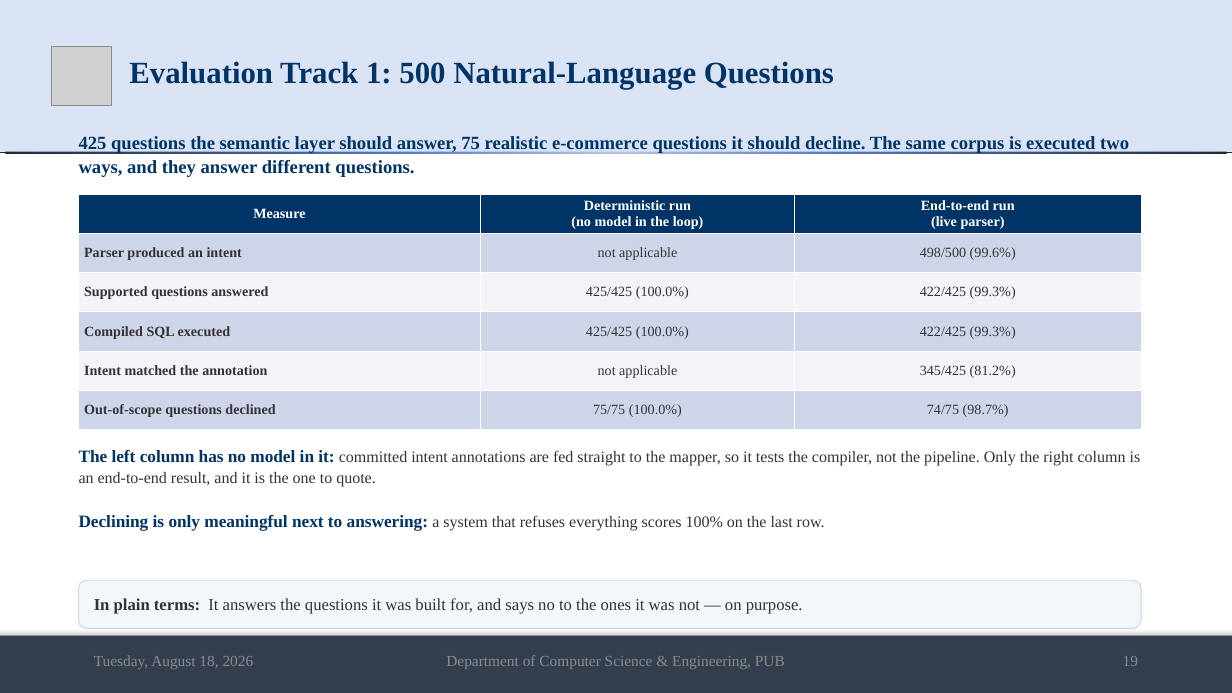
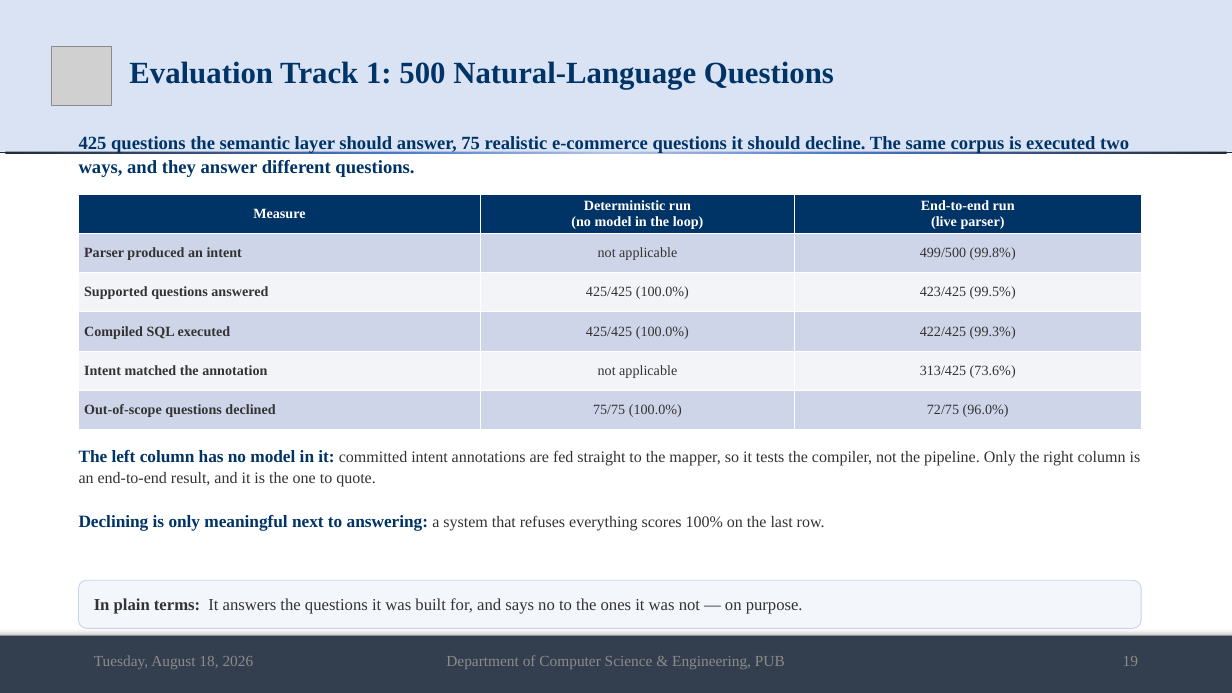
Before and after one commit to md-riaz/AEGIS-Research, a slide deck: slide 19 of docs/scripts/Md_Riaz_Final_Defense_0322310105101024.pptx. Drawn at 1232x693 pixels with LibreOffice and Linux fonts; fonts in the diff are those of the drawing; grey boxes stand for pictures. Boxes give left, top, right and bottom in pixels: in the first picture for what was removed or moved away, otherwise in the second. Text is boxed around its words. In the diff, an @@ line names an element or a change of style, - is before the commit and + after.

```diff
--- a/docs/scripts/Md_Riaz_Final_Defense_0322310105101024.pptx
+++ b/docs/scripts/Md_Riaz_Final_Defense_0322310105101024.pptx
@@ table at [79,194,1141,430] @@
-row 2, column 3: 498/500 (99.6%)
+row 2, column 3: 499/500 (99.8%)
-row 3, column 3: 422/425 (99.3%)
+row 3, column 3: 423/425 (99.5%)
-row 5, column 3: 345/425 (81.2%)
+row 5, column 3: 313/425 (73.6%)
-row 6, column 3: 74/75 (98.7%)
+row 6, column 3: 72/75 (96.0%)
```
Also in this commit, not shown: 2 other slides changed, 2 other files.
